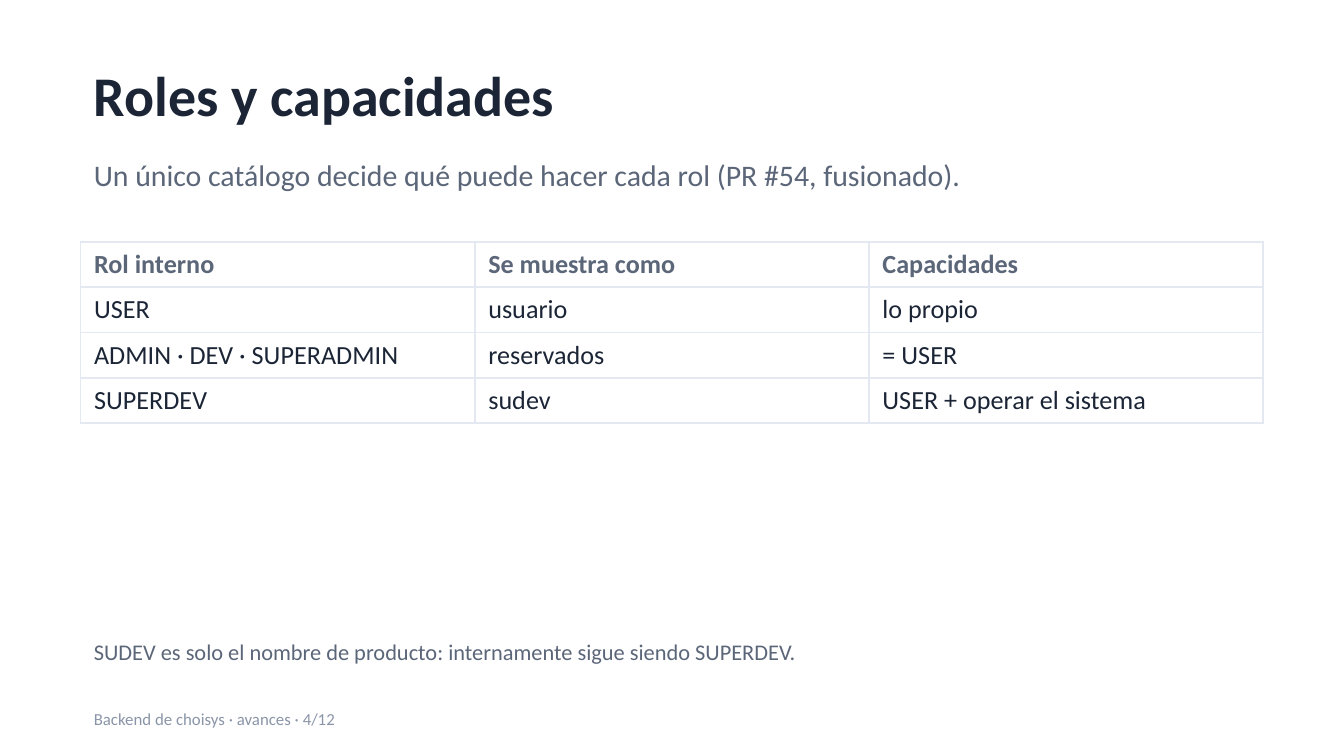
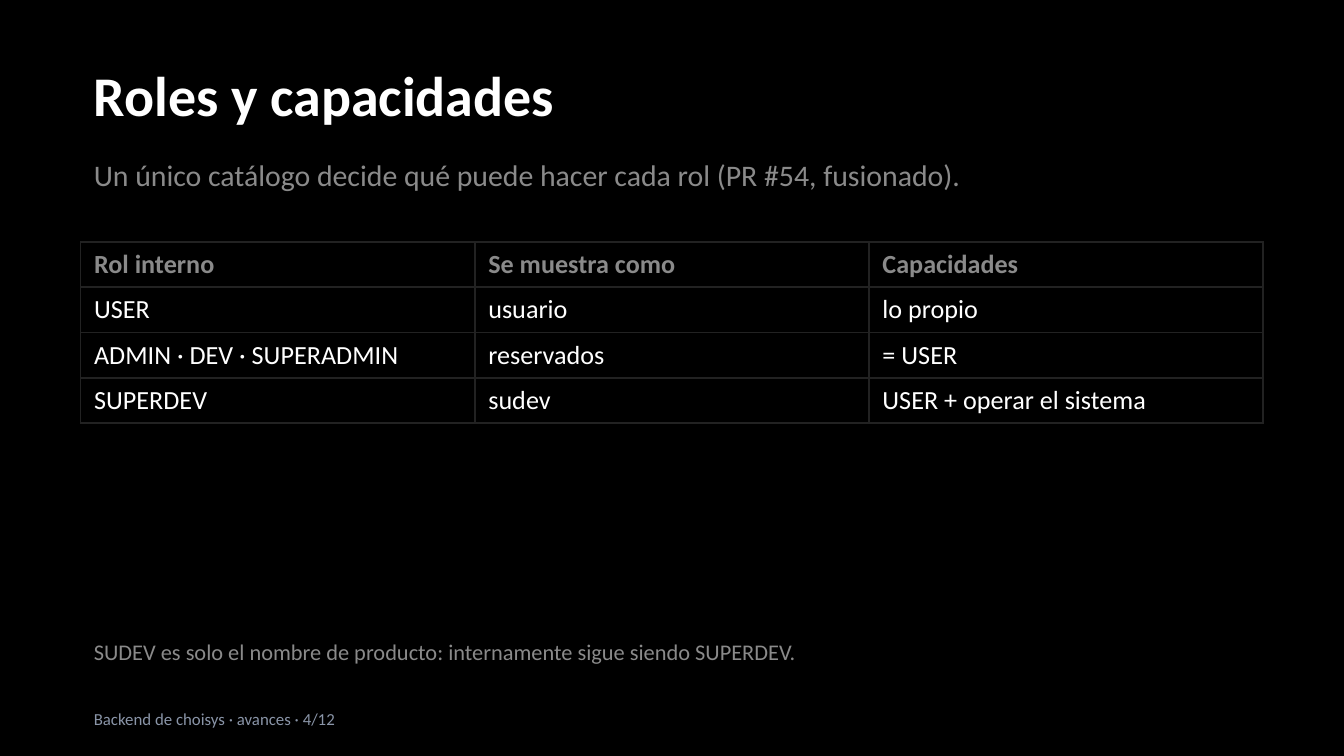
Before and after one commit to NeoRetroo38/choisys, a slide deck: slide 4 of docs/avances/avances-backend.pptx. Drawn at 1344x756 pixels with LibreOffice and Linux fonts; fonts in the diff are those of the drawing. Boxes give left, top, right and bottom in pixels: in the first picture for what was removed or moved away, otherwise in the second. Text is boxed around its words. In the diff, an @@ line names an element or a change of style, - is before the commit and + after.

Commit message:
docs: dark thin style for the Pages portal and the progress deck

```diff
--- a/docs/avances/avances-backend.pptx
+++ b/docs/avances/avances-backend.pptx
@@ background #FFFFFF to #000000 @@
@@ text "Roles y capacidades" at (x1=94, y1=76, x2=553, y2=125): text colour #1B2536 to #FFFFFF @@
@@ text "Un único catálogo decide qué ..." at (x1=94, y1=164, x2=960, y2=191): text colour #5B6679 to #8A8A8A @@
@@ table at (x1=81, y1=242, x2=1262, y2=418) @@
@@ text colour #5B6679 to #8A8A8A in "Rol interno", "Se muestra como", "Capacidades" @@
@@ text colour #1B2536 to #FFFFFF in "USER", "usuario", "lo propio", "ADMIN · DEV · SUPERADMIN" and 5 more places @@
@@ borders changed @@
@@ text "SUDEV es solo el nombre ..." at (x1=94, y1=644, x2=795, y2=664): text colour #5B6679 to #8A8A8A @@
```
Also in this commit, not shown: 11 other slides changed, 4 other files.
